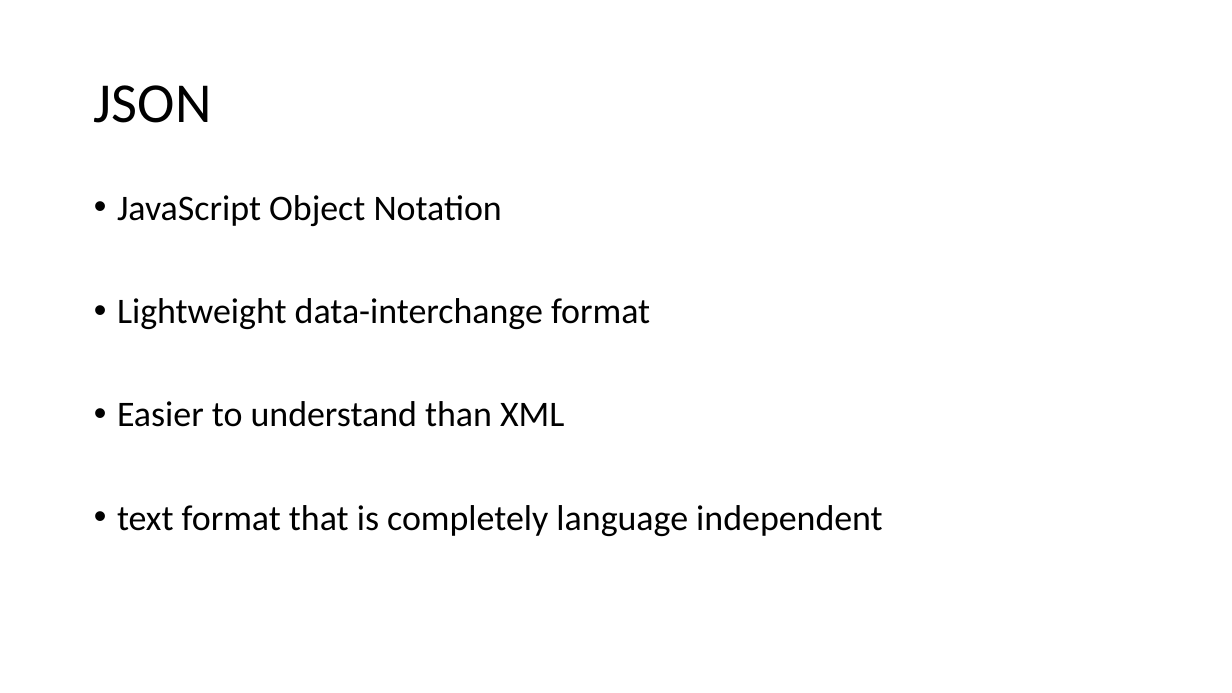
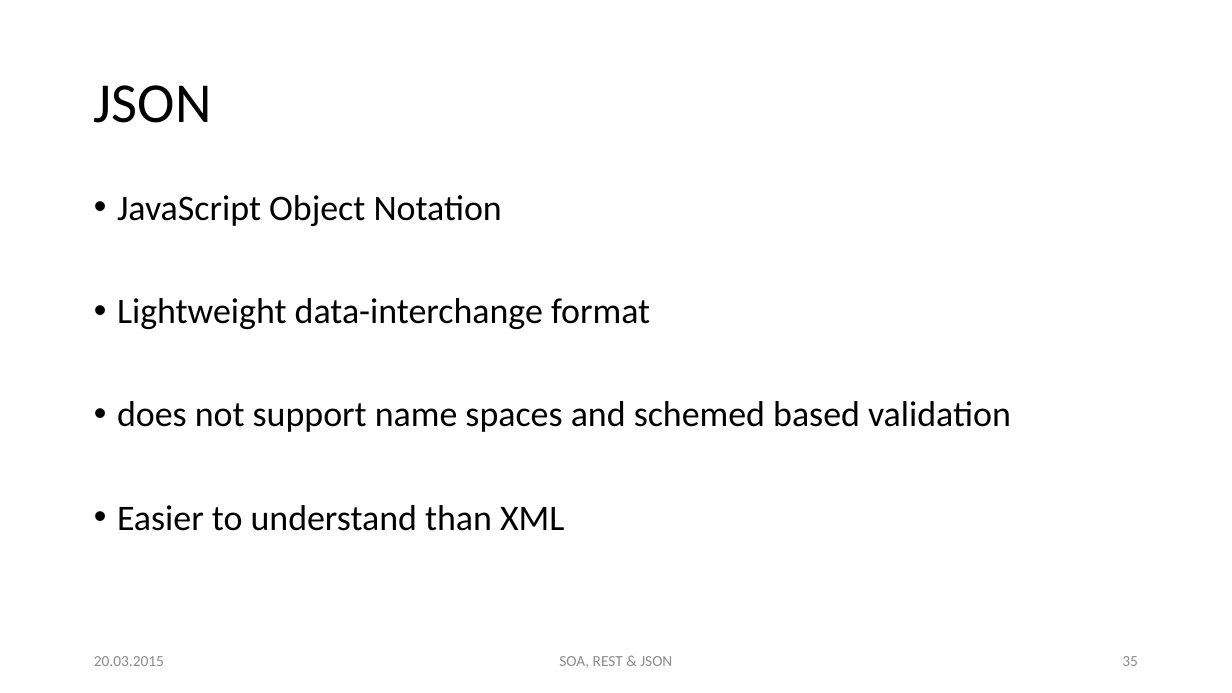
Before and after one commit to hsiegel-tgm/SOA2, a slide deck: slide 35 of p2.pptx (slide 25 before the commit). Drawn at 1232x693 pixels with LibreOffice and Linux fonts; fonts in the diff are those of the drawing. Boxes give left, top, right and bottom in pixels: in the first picture for what was removed or moved away, otherwise in the second. Text is boxed around its words. In the diff, an @@ line names an element or a change of style, - is before the commit and + after.

```diff
--- a/p2.pptx
+++ b/p2.pptx
@@ text at <box>117,401,1011,432</box>: paragraph added @@
+• does not support name spaces and schemed based validation
@@ text at <box>117,505,882,536</box>: paragraph removed @@
-• text format that is completely language independent
@@ text added at <box>94,656,164,666</box>, 12 pt, text #8C8C8C @@
+20.03.2015
@@ text added at <box>559,656,672,668</box>, 12 pt, text #8C8C8C @@
+SOA, REST & JSON
@@ page number added at <box>1122,656,1138,666</box>, 12 pt, text #8C8C8C @@
+35
```
Also in this commit, not shown: 36 other slides changed, 5 slides added, 3 slides removed.
